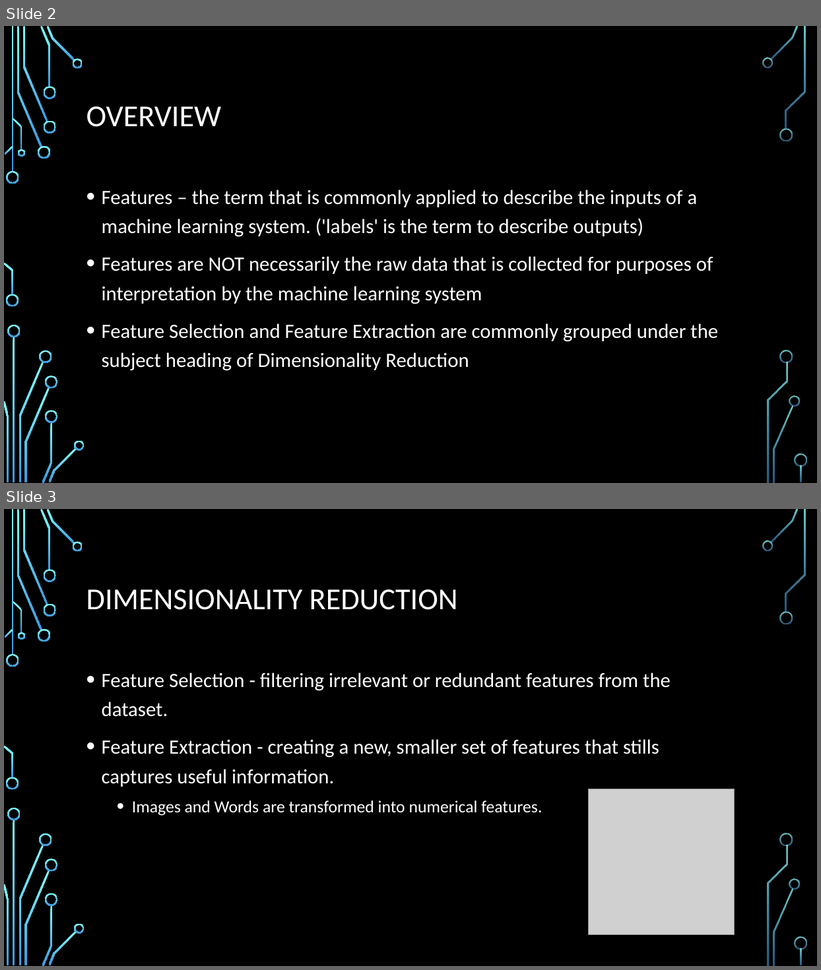
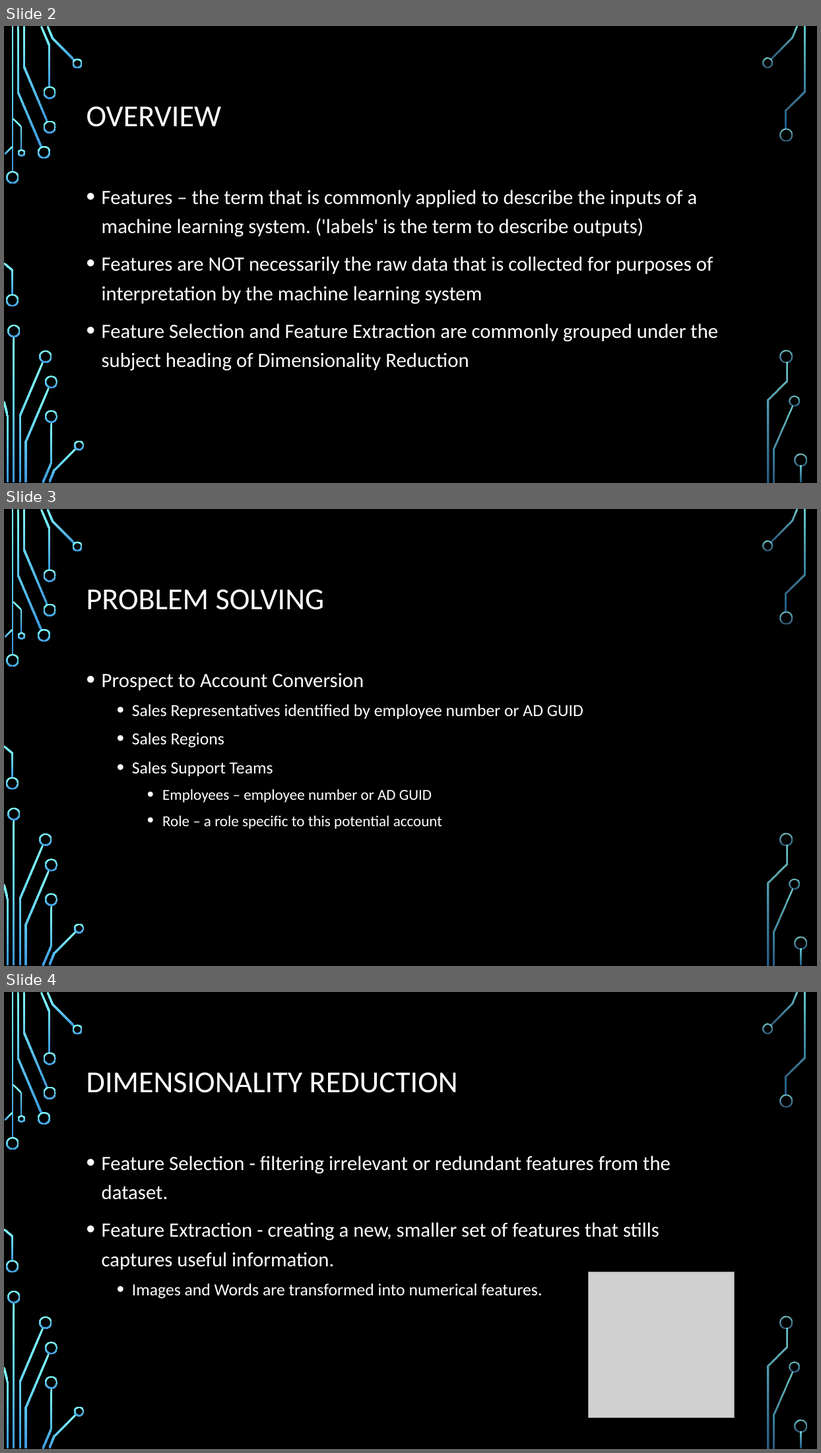
Before and after one commit to geneostrat/Metrowest-Developers-Machine-Learning-Group, a slide deck: Feature Extraction.pptx. Shown one above the other, each under a label of ours: slides 2 and 3 before the commit, slides 2, 3 and 4 after it. The pictures are 821x970 and 821x1453 pixels, drawn with LibreOffice and Linux fonts; fonts in the diff are those of the drawing; grey boxes stand for pictures; background and template pictures are left out. Boxes give left, top, right and bottom in pixels: in the first picture for what was removed or moved away, otherwise in the second. Text is boxed around its words. In the diff, an @@ line names an element or a change of style, - is before the commit and + after.

```diff
--- a/Feature Extraction.pptx
+++ b/Feature Extraction.pptx
@@ slide 3 added at (x1=4, y1=509, x2=817, y2=966), background picture (left out); not listed: 36 template elements that a slide beside it also shows @@
@@ title added at (x1=86, y1=590, x2=325, y2=610), 36 pt, text #FFFFFF @@
+PROBLEM SOLVING
@@ text added at (x1=102, y1=673, x2=583, y2=829), 20 pt, text #FFFFFF @@
+• Prospect to Account Conversion
+  • Sales Representatives identified by employee number or AD GUID
+  • Sales Regions
+  • Sales Support Teams
+    • Employees – employee number or AD GUID
+    • Role – a role specific to this potential account
@@ what was slide 3 is now slide 4 @@
```
Also in this commit, not shown: 1 slide changed, 3 other files.
